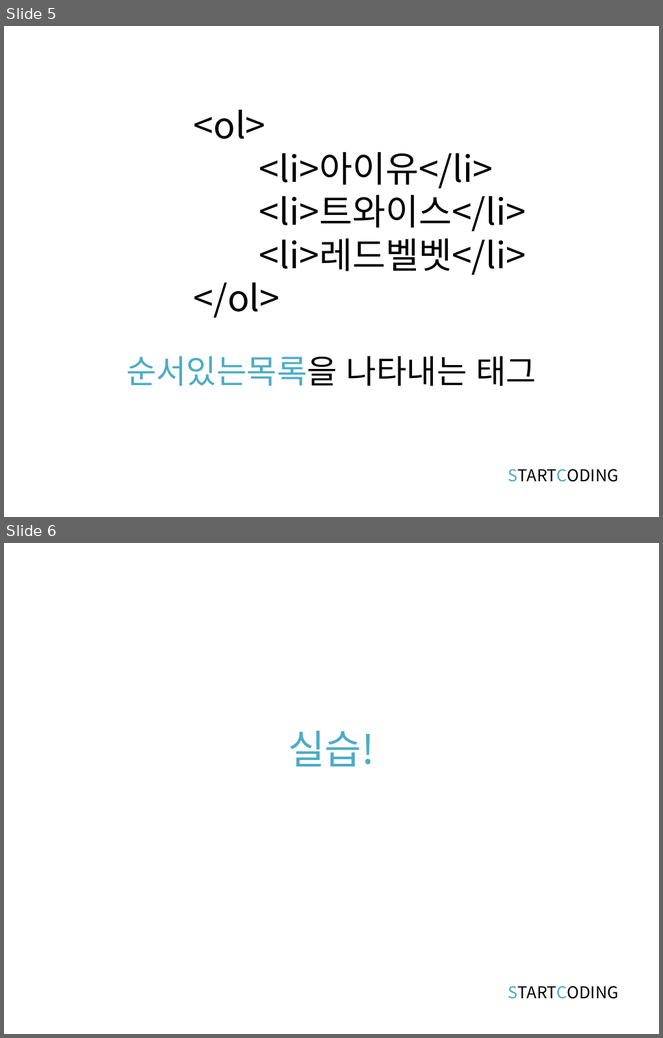
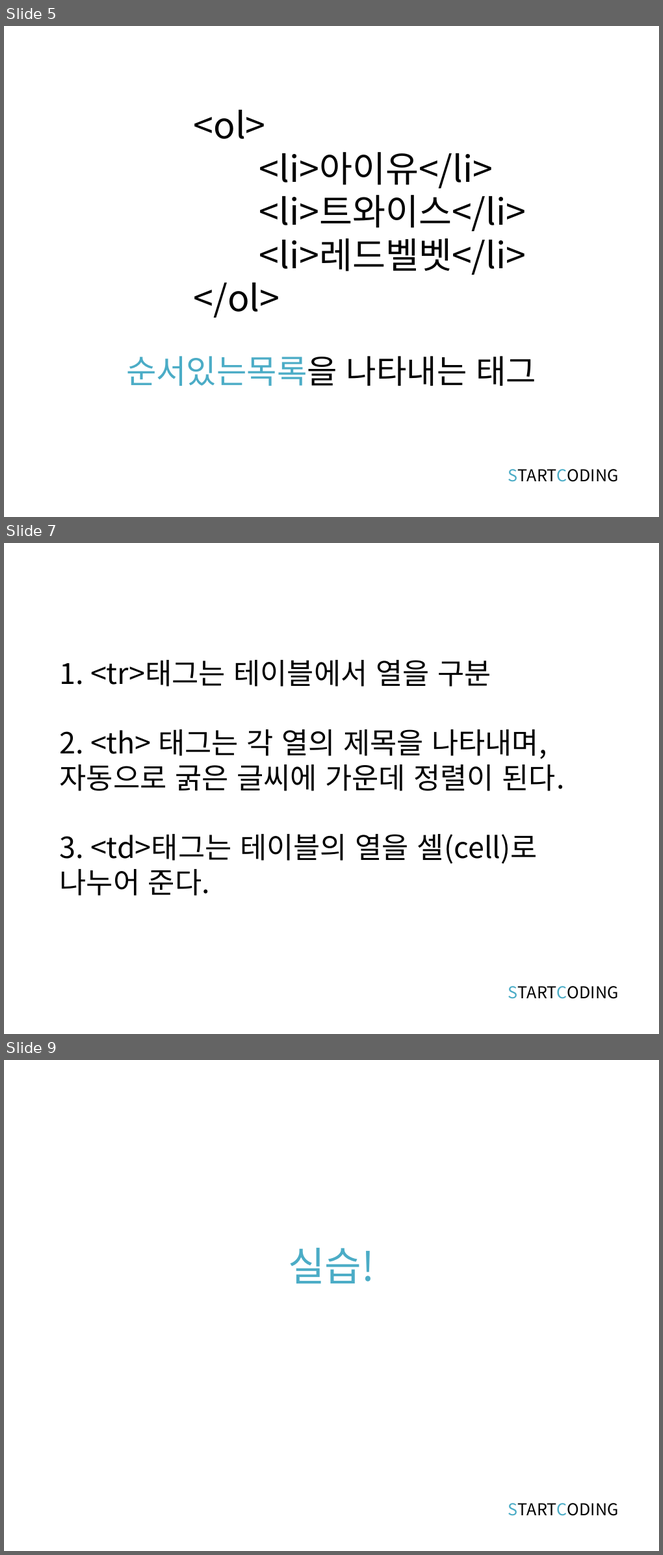
Before and after one commit to kwonkijun/web, a slide deck: 프론트엔드기초(PPT)/HTML5 4강_목록태그.pptx. Shown one above the other, each under a label of ours: slides 5 and 6 before the commit, slides 5, 7 and 9 after it; the slides between them are not shown. The pictures are 663x1038 and 663x1555 pixels, drawn with LibreOffice and Linux fonts; fonts in the diff are those of the drawing. Boxes give left, top, right and bottom in pixels: in the first picture for what was removed or moved away, otherwise in the second. Text is boxed around its words. In the diff, an @@ line names an element or a change of style, - is before the commit and + after.

```diff
--- a/프론트엔드기초(PPT)/HTML5 4강_목록태그.pptx
+++ b/프론트엔드기초(PPT)/HTML5 4강_목록태그.pptx
@@ slide 7 added at (4,543,659,1034), background #FFFFFF @@
@@ title added at (60,660,565,896), 32 pt, text #000000 @@
+1. <tr>태그는 테이블에서 열을 구분
+2. <th> 태그는 각 열의 제목을 나타내며, 자동으로 굵은 글씨에 가운데 정렬이 된다.
+3. <td>태그는 테이블의 열을 셀(cell)로 나누어 준다.
@@ text added at (508,986,619,999), 18 pt, text #000000 @@
+STARTCODING
@@ what was slide 6 is now slide 9 @@
```
Also in this commit, not shown: 1 slide changed, 2 other slides added, 30 other files.
